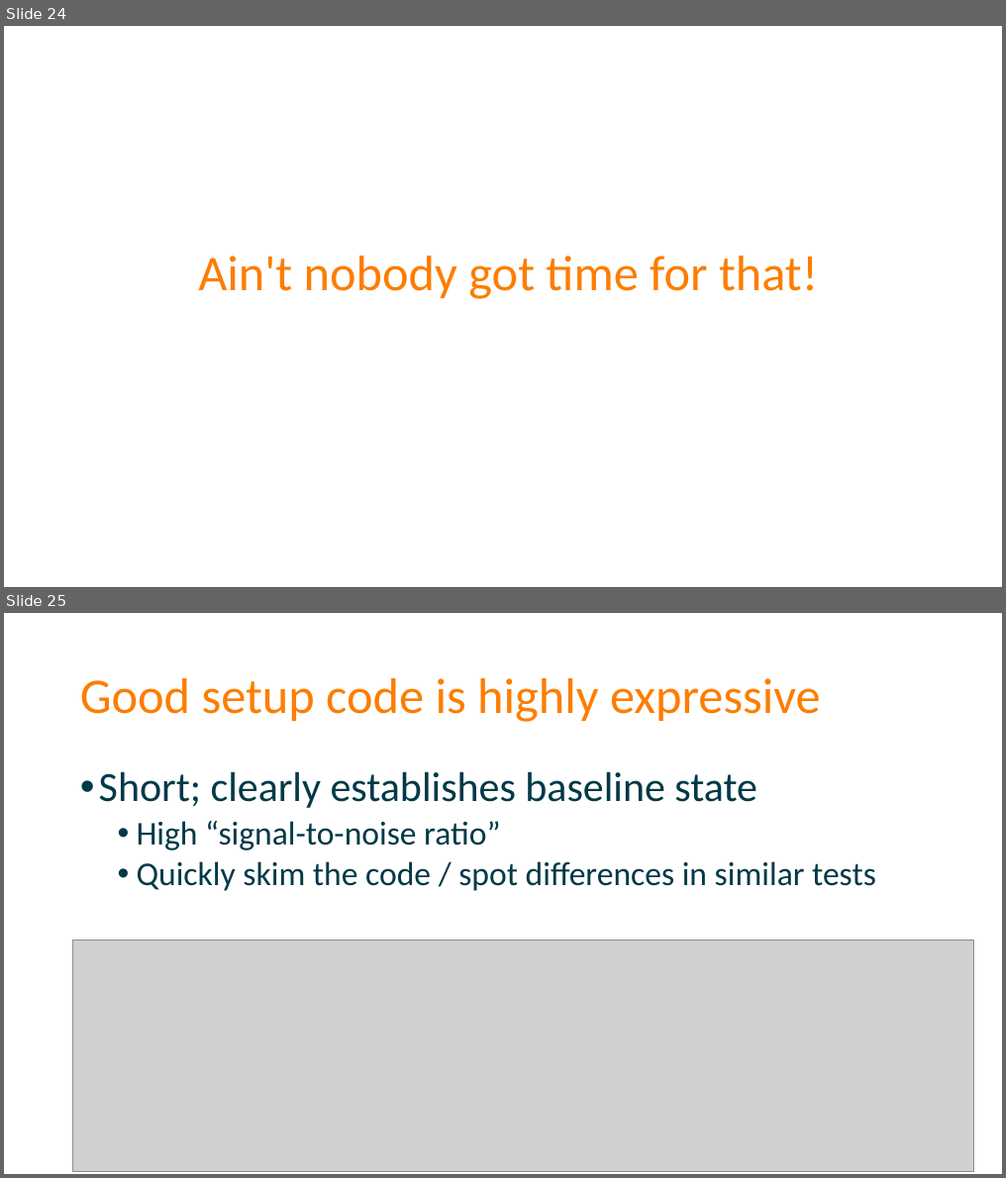
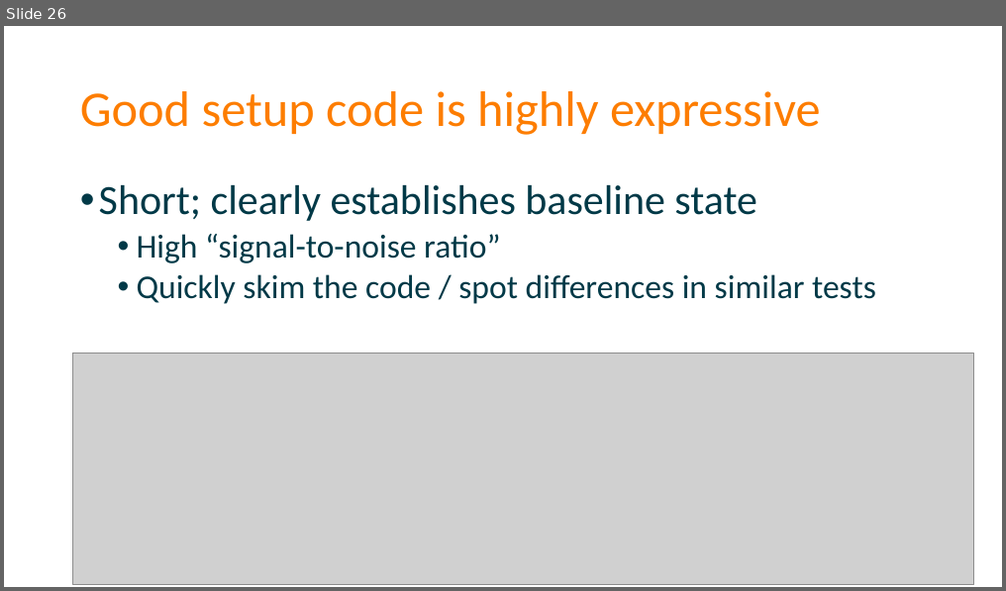
Before and after one commit to spetryjohnson/Talk-Patterns_of_Effective_Test_Setup, a slide deck: POETS - CodeMash 2017.pptx. Shown one above the other, each under a label of ours: slides 24 and 25 before the commit, slide 26 after it. The pictures are 1006x1178 and 1006x591 pixels, drawn with LibreOffice and Linux fonts; fonts in the diff are those of the drawing; grey boxes stand for pictures. Boxes give left, top, right and bottom in pixels: in the first picture for what was removed or moved away, otherwise in the second. Text is boxed around its words. In the diff, an @@ line names an element or a change of style, - is before the commit and + after.

```diff
--- a/POETS - CodeMash 2017.pptx
+++ b/POETS - CodeMash 2017.pptx
@@ slide 24 removed at <box>4,26,1002,587</box>, background #FFFFFF @@
@@ title removed at <box>198,256,818,299</box> @@
-Ain't nobody got time for that!
@@ what was slide 25 is now slide 26 @@
```
Also in this commit, not shown: 9 slides changed, 7 slides added, 5 other slides removed, 2 other files.
